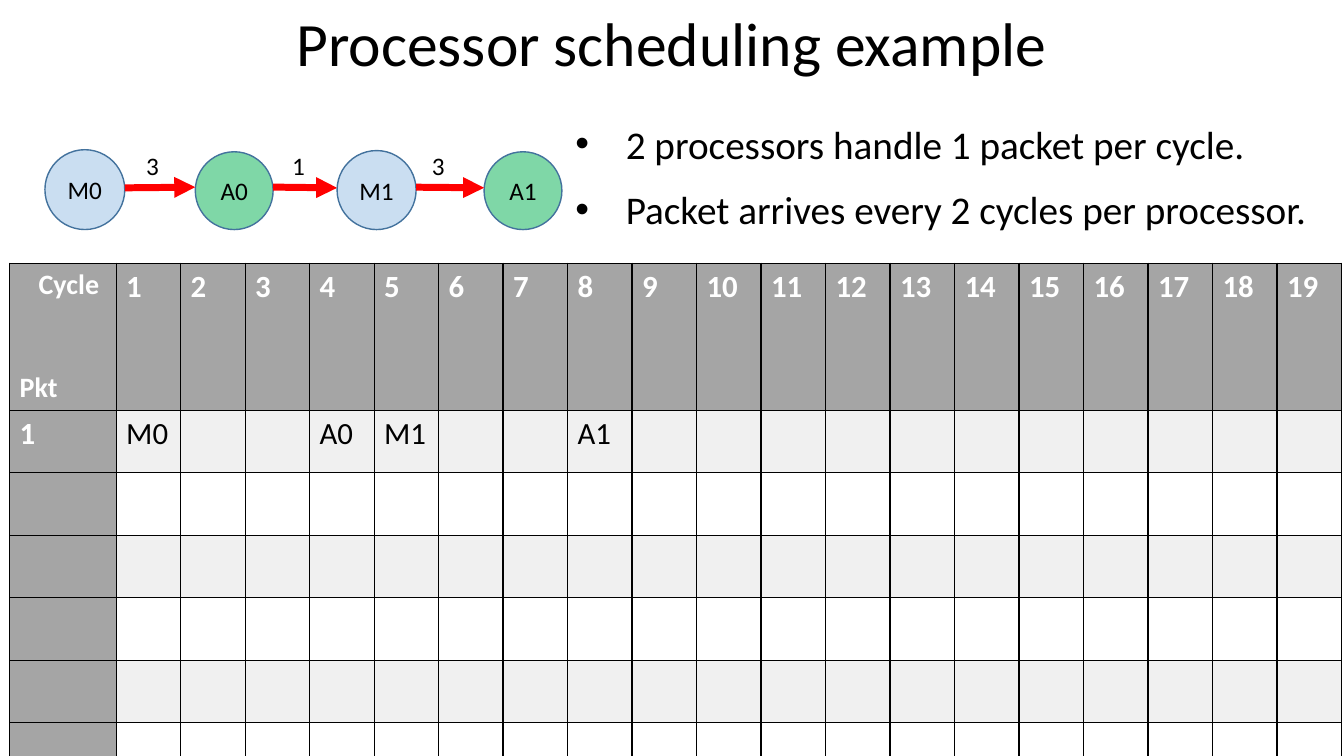
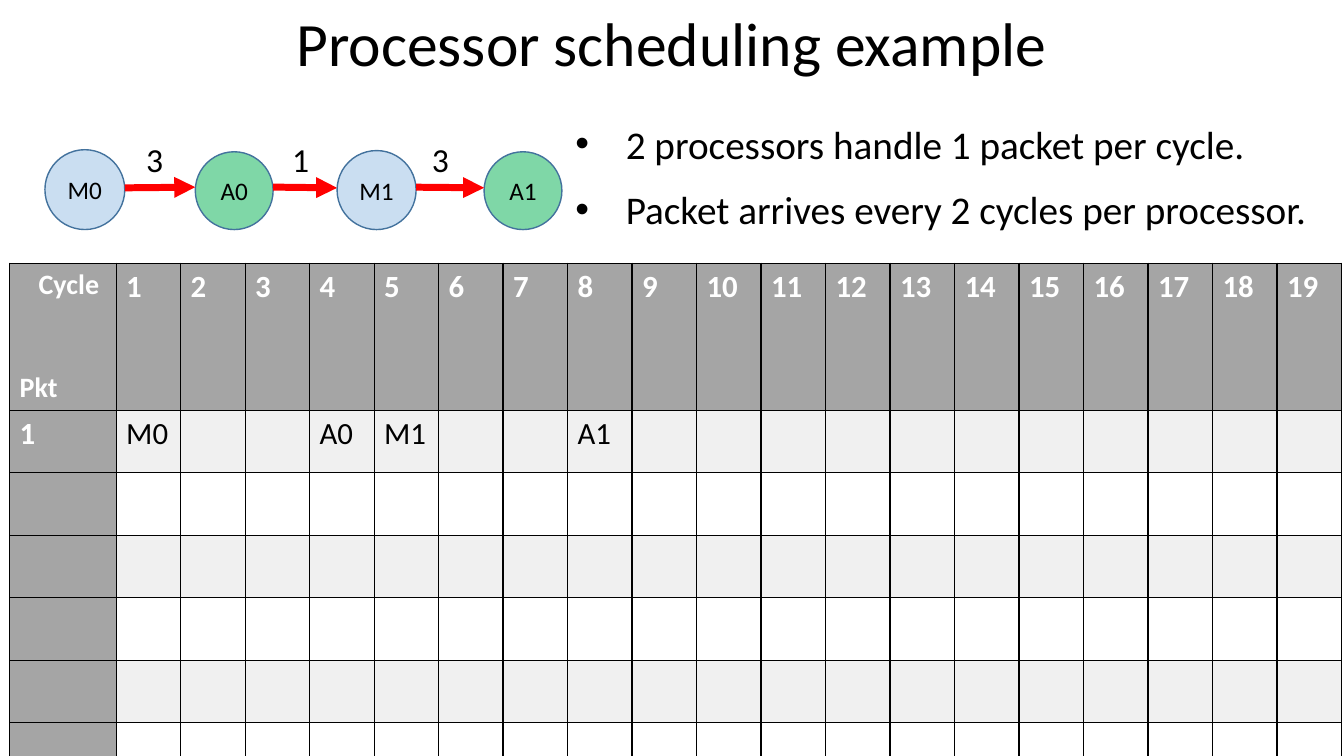
Before and after one commit to anirudhSK/drmt_talk, a slide deck: slide 16 of drmt_sigcomm.pptx. Drawn at 1344x756 pixels with LibreOffice and Linux fonts; fonts in the diff are those of the drawing. Boxes give left, top, right and bottom in pixels: in the first picture for what was removed or moved away, otherwise in the second. Text is boxed around its words. In the diff, an @@ line names an element or a change of style, - is before the commit and + after.

Commit message:
Increase font size on DAG

```diff
--- a/drmt_sigcomm.pptx
+++ b/drmt_sigcomm.pptx
@@ text "3": place and size @@
-text "3" at <box>146,158,159,175</box>
+text "3" at <box>146,150,163,173</box>
@@ text "1": place and size @@
-text "1" at <box>292,158,305,175</box>
+text "1" at <box>292,150,309,172</box>
@@ size 18 to 24 pt in 3 elements at <box>146,150,163,173</box>, <box>292,150,309,172</box>, <box>432,150,449,173</box> @@
@@ text "3": place and size @@
-text "3" at <box>432,158,445,175</box>
+text "3" at <box>432,150,449,173</box>
```
Also in this commit, not shown: 7 other slides changed.
